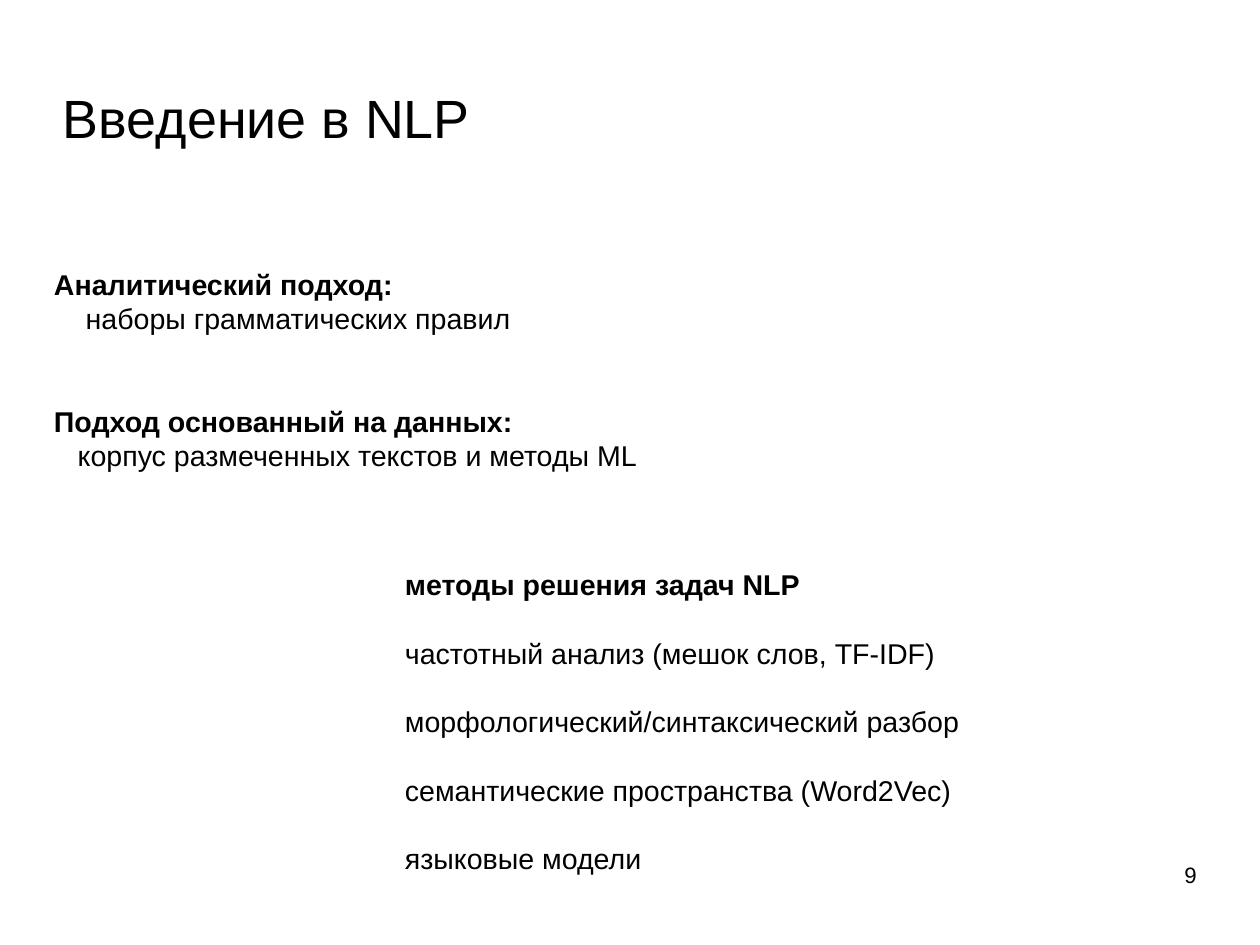
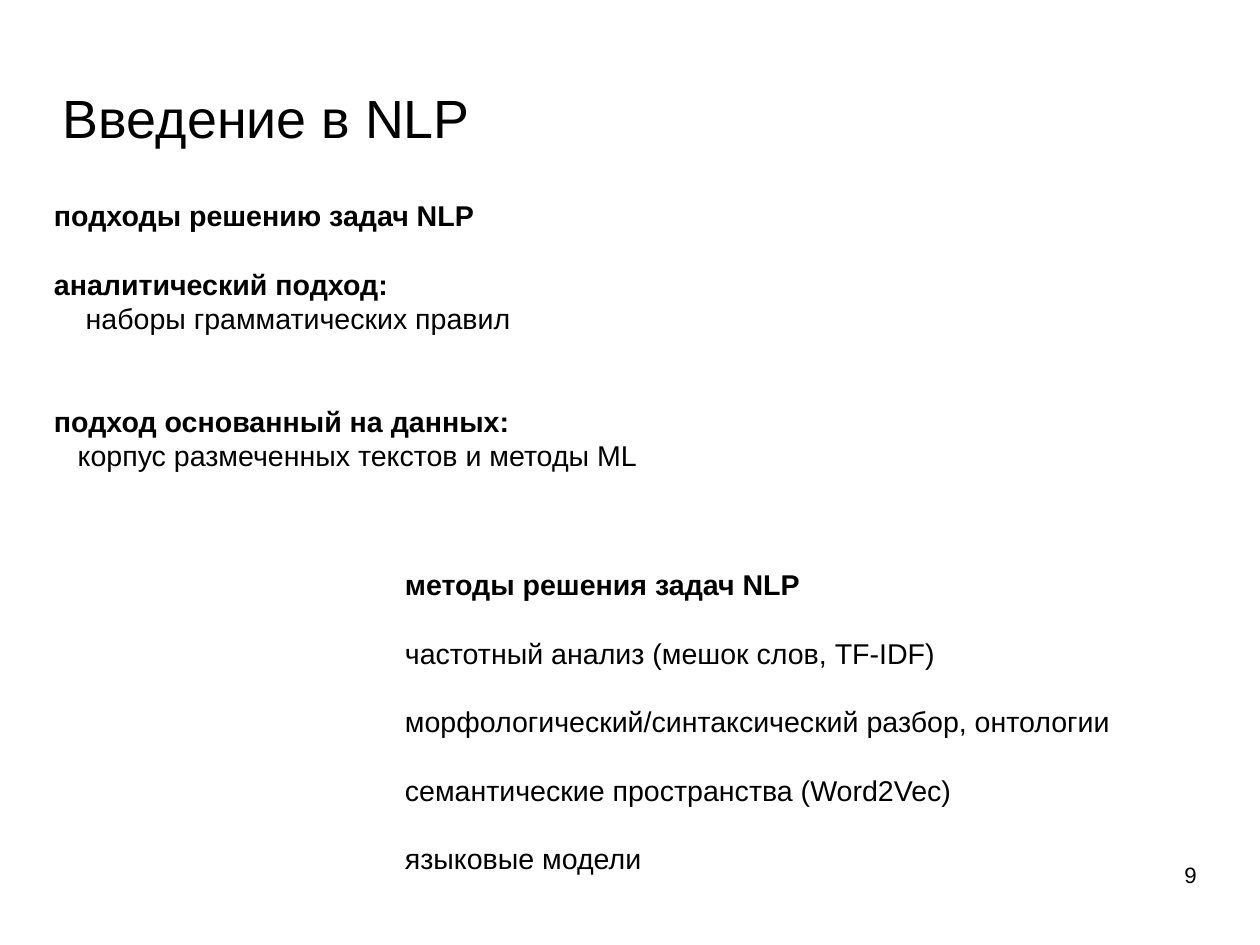
Before and after one commit to mechanoid5/ml_nlp_2022, a slide deck: slide 9 of 01-intro.odp. Drawn at 1260x945 pixels with LibreOffice and Linux fonts; fonts in the diff are those of the drawing; background and template pictures are left out. Boxes give left, top, right and bottom in pixels: in the first picture for what was removed or moved away, otherwise in the second. Text is boxed around its words. In the diff, an @@ line names an element or a change of style, - is before the commit and + after.

```diff
--- a/01-intro.odp
+++ b/01-intro.odp
@@ text at [54,206,474,300]: text changed @@
-Аналитический подход:
+подходы решению задач NLP
+аналитический подход:
@@ text at [54,410,509,437]: text changed @@
-Подход основанный на данных:
+подход основанный на данных:
@@ text at [405,710,1110,738]: text changed @@
-морфологический/синтаксический разбор
+морфологический/синтаксический разбор, онтологии
```
Also in this commit, not shown: 2 other slides changed, 1 other file.
